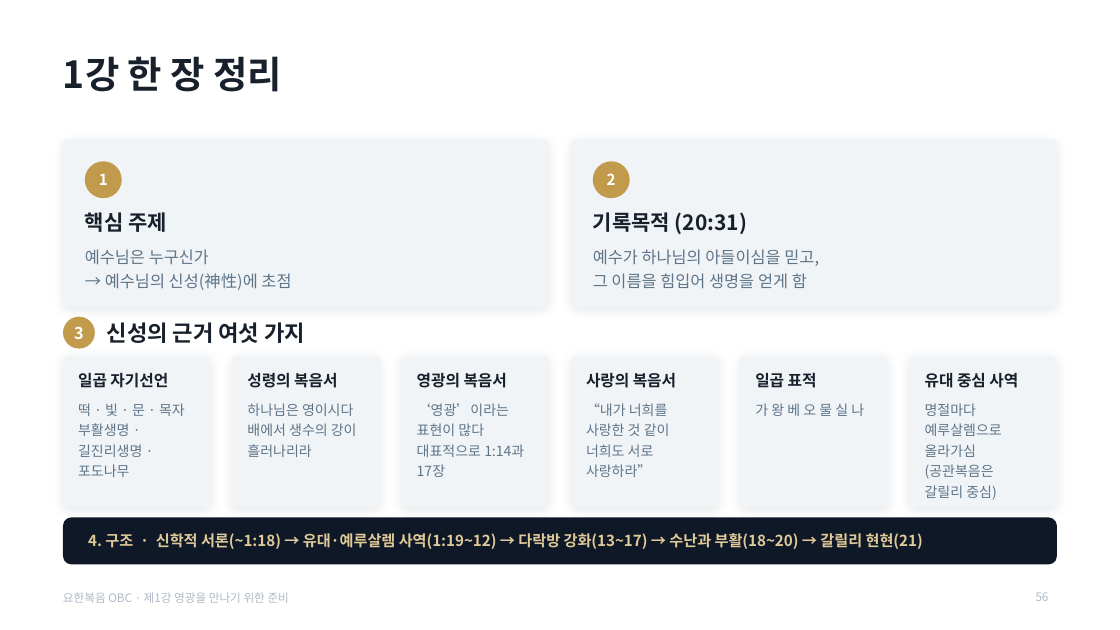
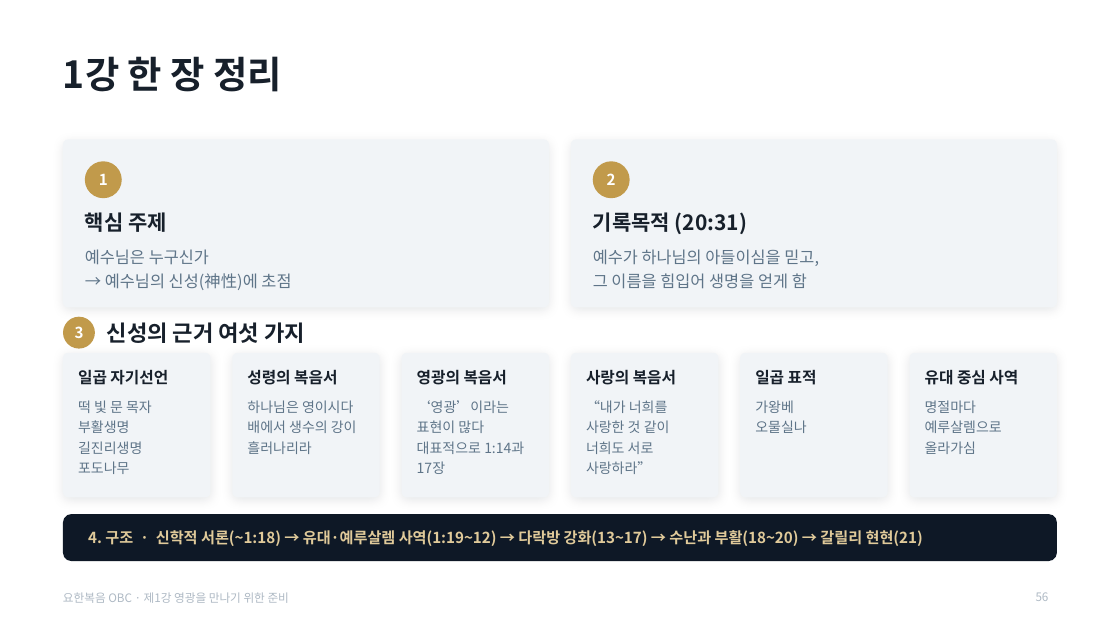
Before and after one commit to mio-modu/bible_GospelofJohn, a slide deck: slide 56 of dist/요한복음_1강_영광을_만나기_위한_준비.pptx. Drawn at 1120x630 pixels with LibreOffice and Linux fonts; fonts in the diff are those of the drawing. Boxes give left, top, right and bottom in pixels: in the first picture for what was removed or moved away, otherwise in the second. Text is boxed around its words. In the diff, an @@ line names an element or a change of style, - is before the commit and + after.

```diff
--- a/dist/요한복음_1강_영광을_만나기_위한_준비.pptx
+++ b/dist/요한복음_1강_영광을_만나기_위한_준비.pptx
@@ rounded rectangle: place and size @@
-rounded rectangle at box(63, 356, 211, 507)
+rounded rectangle at box(63, 353, 211, 497)
@@ rounded rectangle: place and size @@
-rounded rectangle at box(233, 356, 381, 507)
+rounded rectangle at box(233, 353, 381, 497)
@@ rounded rectangle: place and size @@
-rounded rectangle at box(402, 356, 549, 507)
+rounded rectangle at box(402, 353, 549, 497)
@@ rounded rectangle: place and size @@
-rounded rectangle at box(571, 356, 719, 507)
+rounded rectangle at box(571, 353, 719, 497)
@@ rounded rectangle: place and size @@
-rounded rectangle at box(740, 356, 888, 507)
+rounded rectangle at box(740, 353, 888, 497)
@@ proportions changed in 6 elements at box(63, 353, 211, 497), box(402, 353, 549, 497), box(233, 353, 381, 497), box(571, 353, 719, 497), box(740, 353, 888, 497), box(910, 353, 1058, 497) @@
@@ rounded rectangle: place and size @@
-rounded rectangle at box(910, 356, 1058, 507)
+rounded rectangle at box(910, 353, 1058, 497)
@@ text at box(78, 400, 152, 474): text changed @@
-떡 · 빛 · 문 · 목자
-부활생명 · 길진리생명 · 포도나무
+떡 빛 문 목자
+부활생명
+길진리생명
+포도나무
@@ text at box(755, 400, 806, 433): text changed @@
-가 왕 베 오 물 실 나
+가왕베
+오물실나
@@ text at box(925, 400, 1002, 454): text changed @@
-명절마다 예루살렘으로
-올라가심 (공관복음은
-갈릴리 중심)
+명절마다
+예루살렘으로
+올라가심
@@ rounded rectangle: place and size @@
-rounded rectangle at box(63, 518, 1057, 565)
+rounded rectangle at box(63, 514, 1057, 561)
```
Also in this commit, not shown: 37 other slides changed, 6 other files.
